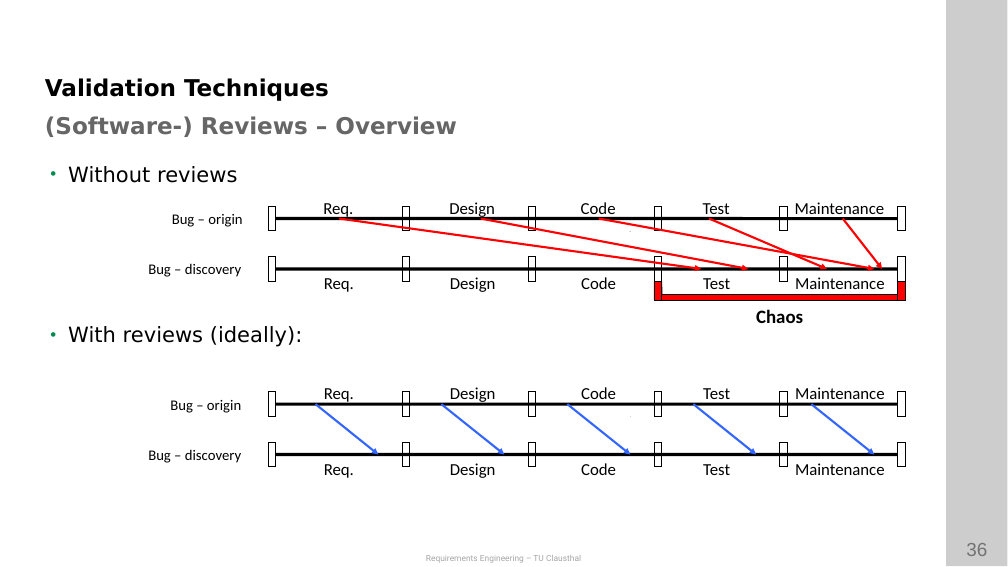
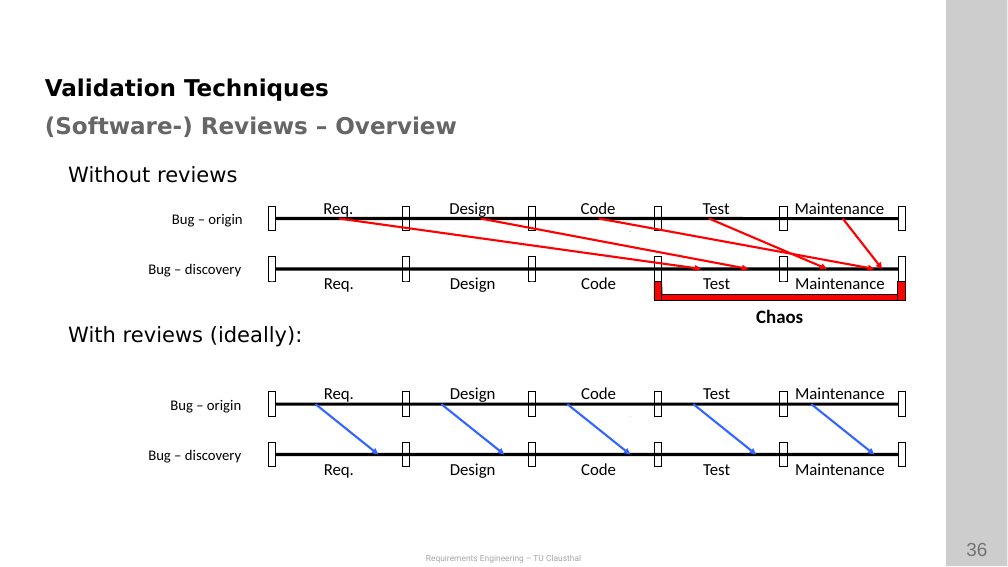
Before and after one commit to ETCE-LAB/teaching-material, a slide deck: slide 36 of Requirements-Engineering/RE-L10-Validation.pptx. Drawn at 1008x567 pixels with LibreOffice and Linux fonts; fonts in the diff are those of the drawing; background and template pictures are left out. Boxes give left, top, right and bottom in pixels: in the first picture for what was removed or moved away, otherwise in the second. Text is boxed around its words. In the diff, an @@ line names an element or a change of style, - is before the commit and + after.

```diff
--- a/Requirements-Engineering/RE-L10-Validation.pptx
+++ b/Requirements-Engineering/RE-L10-Validation.pptx
@@ text "Without reviews" at (68,166,303,347): bullet • to none @@
```
Also in this commit, not shown: 32 other slides changed, 1 other file.
